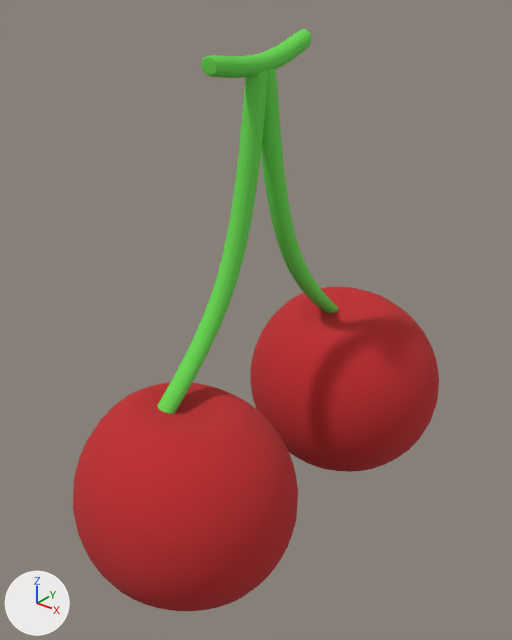
One commit to the FBX model assets/model/res/yingtao/yingtao.fbx: the scene before it, then after it.
Camera for both pictures: a camera (50 mm lens) standing at (0.0151, -0.0188, 0.0304) and looking at (-0.0007, 0.0009, 0.0182). Arrows for +X, +Y and +Z are at lower left; the lights stay in place. Where no turn or scale is listed for an object, it has been applied to the vertices.

Before the edit, the objects in view are built like this:
```python
ob_pcylinder1 = bpy.data.objects.new('pCylinder1', me_mesh)
ob_pcylinder1.location = (-0.00074, 0.00105, 0.0269)
ob_pcylinder2 = bpy.data.objects.new('pCylinder2', me_mesh_003)
ob_pcylinder2.parent = ob_group2
ob_pcylinder2.location = (-0.0525, 1.593, -0.328)
ob_pcylinder2.rotation_euler = (0.0, 0.0, -3.142)  # degrees (0, 0, -180)
ob_pcylinder2.scale = (-1.0, -1.0, -1.23)
ob_pcylinder3 = bpy.data.objects.new('pCylinder3', me_mesh_004)
ob_pcylinder3.parent = ob_group2
ob_pcylinder3.location = (-0.0525, 2.068, -0.0885)
ob_pcylinder3.scale = (1.0, 1.0, 0.322)
ob_psphere13 = bpy.data.objects.new('pSphere13', me_mesh_001)
ob_psphere13.parent = ob_group2
ob_psphere13.location = (0.0, 0.964, 0.302)
ob_psphere13.rotation_euler = (-0.12, 0.0, 0.0)  # degrees (-6.9, 0, 0)
ob_psphere13.scale = (0.304, 0.304, 0.304)
ob_psphere14 = bpy.data.objects.new('pSphere14', me_mesh_002)
ob_psphere14.parent = ob_group2
ob_psphere14.location = (0.0, 0.962, -0.495)
ob_psphere14.rotation_euler = (0.144, 0.0, 0.0)  # degrees (8.3, 0, 0)
ob_psphere14.scale = (0.325, 0.325, 0.325)
```
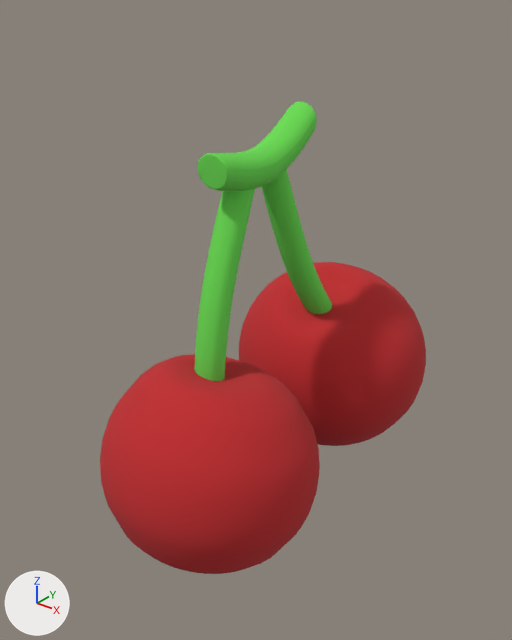
Changed parts and their boxes [x1, y1, x2, y2] in the pictures (512 x 640 px):
'pSphere13', moved, turned
    before: [73, 383, 298, 611]
    after: [100, 354, 320, 574]
'pSphere14', moved, turned
    before: [250, 287, 439, 472]
    after: [239, 262, 426, 446]
'pCylinder1', deleted (green)
    before: [157, 70, 268, 414]
'pCylinder3', moved, rescaled (7% wider, 84% taller)
    before: [201, 29, 312, 78]
    after: [198, 101, 317, 192]
'pasted__pasted__pCylinder3', added (green)
    after: [194, 189, 255, 381]
'pCylinder2', deleted (green)
    before: [261, 68, 338, 313]
'pasted__pCylinder3', added (green)
    after: [262, 169, 332, 314]

The change, as a diff of the scene's bpy script:
```diff
--- a/assets/model/res/yingtao/yingtao.fbx.py
+++ b/assets/model/res/yingtao/yingtao.fbx.py
@@ mat_pasted__pasted__yingtao_aistandardsurface2 @@
+mat_pasted__pasted__yingtao_aistandardsurface2 = principled_material('pasted__pasted__yingtao_aiStandardSurface2')
+mat_pasted__pasted__yingtao_aistandardsurface2.base_color = (0.142, 0.7, 0.0819)  # green #69da51
+mat_pasted__pasted__yingtao_aistandardsurface2.roughness = 1.0
@@ mat_pasted__yingtao_aistandardsurface2 @@
+mat_pasted__yingtao_aistandardsurface2 = principled_material('pasted__yingtao_aiStandardSurface2')
+mat_pasted__yingtao_aistandardsurface2.base_color = (0.142, 0.7, 0.0819)  # green #69da51
+mat_pasted__yingtao_aistandardsurface2.roughness = 1.0
@@ me_mesh_004_1 @@
+me_mesh_004_1.from_pydata(...)  # 450 vertices, 454 faces; spans x -0.00075..0.00077, y -0.00182..0.00182, z -0.00476..0.00475
+me_mesh_004_1.materials.append(mat_pasted__pasted__yingtao_aistandardsurface2)  # green #69da51
@@ me_mesh_003_1 @@
+me_mesh_003_1.from_pydata(...)  # 450 vertices, 454 faces; spans x -0.00075..0.00077, y -0.00267..0.00271, z -0.00448..0.0045
+me_mesh_003_1.materials.append(mat_pasted__yingtao_aistandardsurface2)  # green #69da51
@@ ob_psphere14 @@
 ob_psphere14.parent = ob_group2
-ob_psphere14.location = (0.0, 0.962, -0.495)
-ob_psphere14.rotation_euler = (0.144, 0.0, 0.0)  # degrees (8.3, 0, 0)
+ob_psphere14.location = (-0.0595, 1.035, -0.506)
+ob_psphere14.rotation_euler = (0.392, 0.109, -0.0918)  # degrees (22, 6.2, -5.3)
 ob_psphere14.scale = (0.325, 0.325, 0.325)
@@ ob_pcylinder1 @@
-ob_pcylinder1 = bpy.data.objects.new('pCylinder1', me_mesh)
-ob_pcylinder1.location = (-0.00074, 0.00105, 0.0269)
@@ ob_psphere13 @@
 ob_psphere13.parent = ob_group2
-ob_psphere13.location = (0.0, 0.964, 0.302)
-ob_psphere13.rotation_euler = (-0.12, 0.0, 0.0)  # degrees (-6.9, 0, 0)
+ob_psphere13.location = (0.0, 1.014, 0.203)
+ob_psphere13.rotation_euler = (-0.218, 0.0, 0.0)  # degrees (-12, 0, 0)
 ob_psphere13.scale = (0.304, 0.304, 0.304)
@@ ob_pcylinder2 @@
-ob_pcylinder2 = bpy.data.objects.new('pCylinder2', me_mesh_003)
-ob_pcylinder2.parent = ob_group2
-ob_pcylinder2.location = (-0.0525, 1.593, -0.328)
-ob_pcylinder2.rotation_euler = (0.0, 0.0, -3.142)  # degrees (0, 0, -180)
-ob_pcylinder2.scale = (-1.0, -1.0, -1.23)
@@ ob_pcylinder3 @@
 ob_pcylinder3.parent = ob_group2
-ob_pcylinder3.location = (-0.0525, 2.068, -0.0885)
-ob_pcylinder3.scale = (1.0, 1.0, 0.322)
+ob_pcylinder3.location = (-0.0525, 1.841, -0.0885)
+ob_pcylinder3.scale = (2.0, 2.0, 0.322)
@@ ob_pasted__pasted__pcylinder3 @@
+ob_pasted__pasted__pcylinder3 = bpy.data.objects.new('pasted__pasted__pCylinder3', me_mesh_004_1)
+ob_pasted__pasted__pcylinder3.location = (-0.00074, -0.00083, 0.01958)
@@ ob_pasted__pcylinder3 @@
+ob_pasted__pcylinder3 = bpy.data.objects.new('pasted__pCylinder3', me_mesh_003_1)
+ob_pasted__pcylinder3.location = (-0.00074, 0.00439, 0.01968)
```
